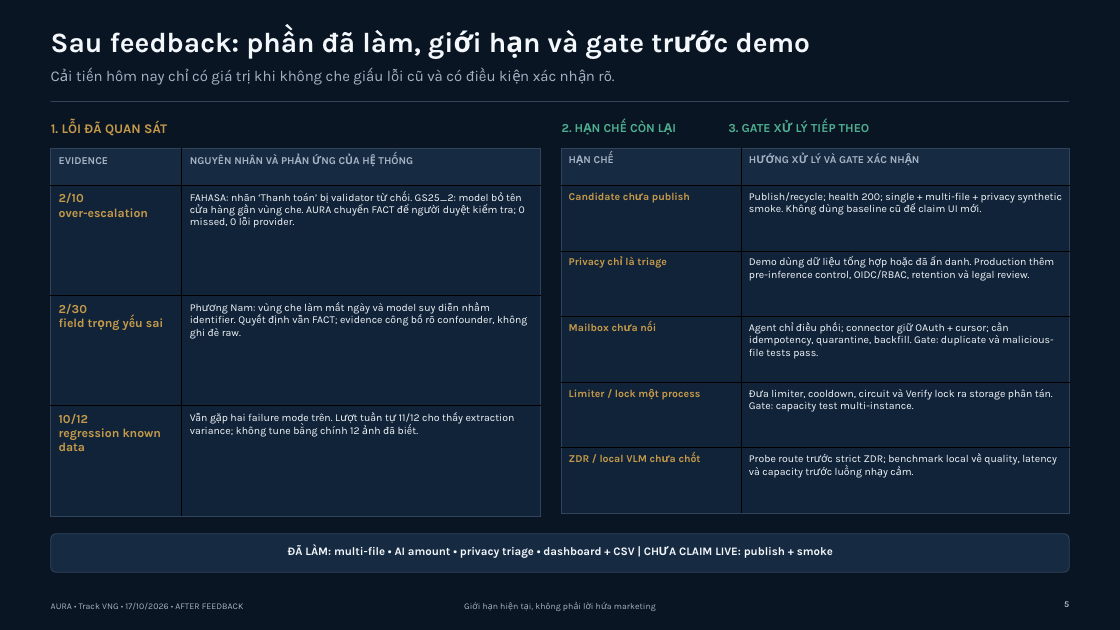
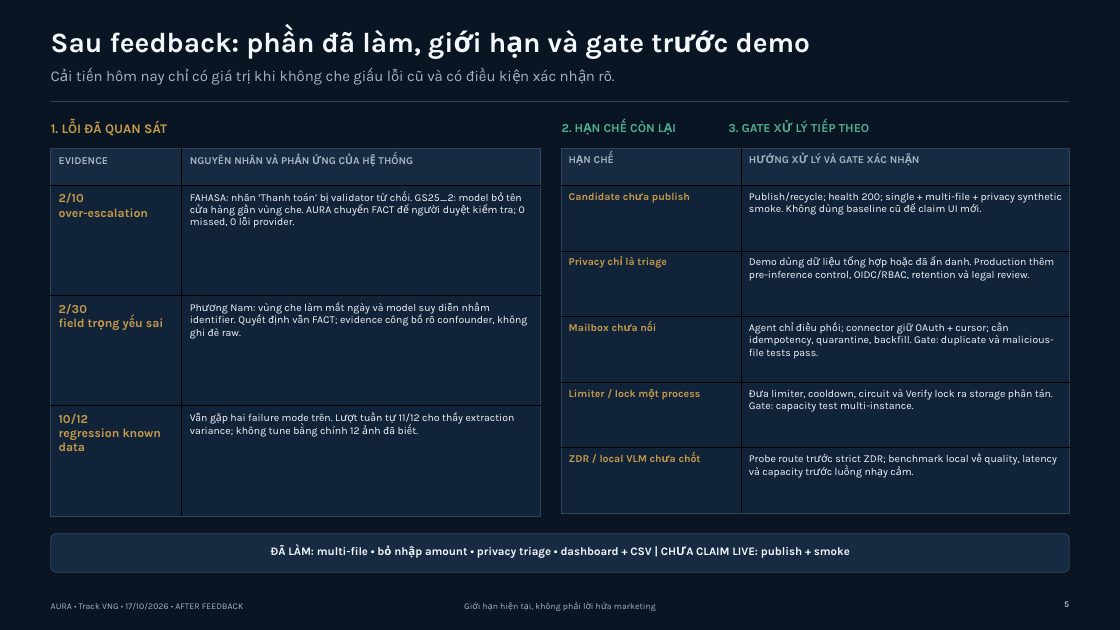
Before and after one commit to BondPhuPhamzZ/AURA, a slide deck: slide 5 of AURA/submission/AURA_5_SLIDES_AFTER_FEEDBACK_FINAL.pptx. Drawn at 1120x630 pixels with LibreOffice and Linux fonts; fonts in the diff are those of the drawing. Boxes give left, top, right and bottom in pixels: in the first picture for what was removed or moved away, otherwise in the second. Text is boxed around its words. In the diff, an @@ line names an element or a change of style, - is before the commit and + after.

Commit message:
feat: let AI derive receipt amount

```diff
--- a/AURA/submission/AURA_5_SLIDES_AFTER_FEEDBACK_FINAL.pptx
+++ b/AURA/submission/AURA_5_SLIDES_AFTER_FEEDBACK_FINAL.pptx
@@ text at [271,545,850,558]: text changed @@
-ĐÃ LÀM: multi-file • AI amount • privacy triage • dashboard + CSV | CHƯA CLAIM LIVE: publish + smoke
+ĐÃ LÀM: multi-file • bỏ nhập amount • privacy triage • dashboard + CSV | CHƯA CLAIM LIVE: publish + smoke
```
Also in this commit, not shown: 2 other slides changed, 14 other files.
